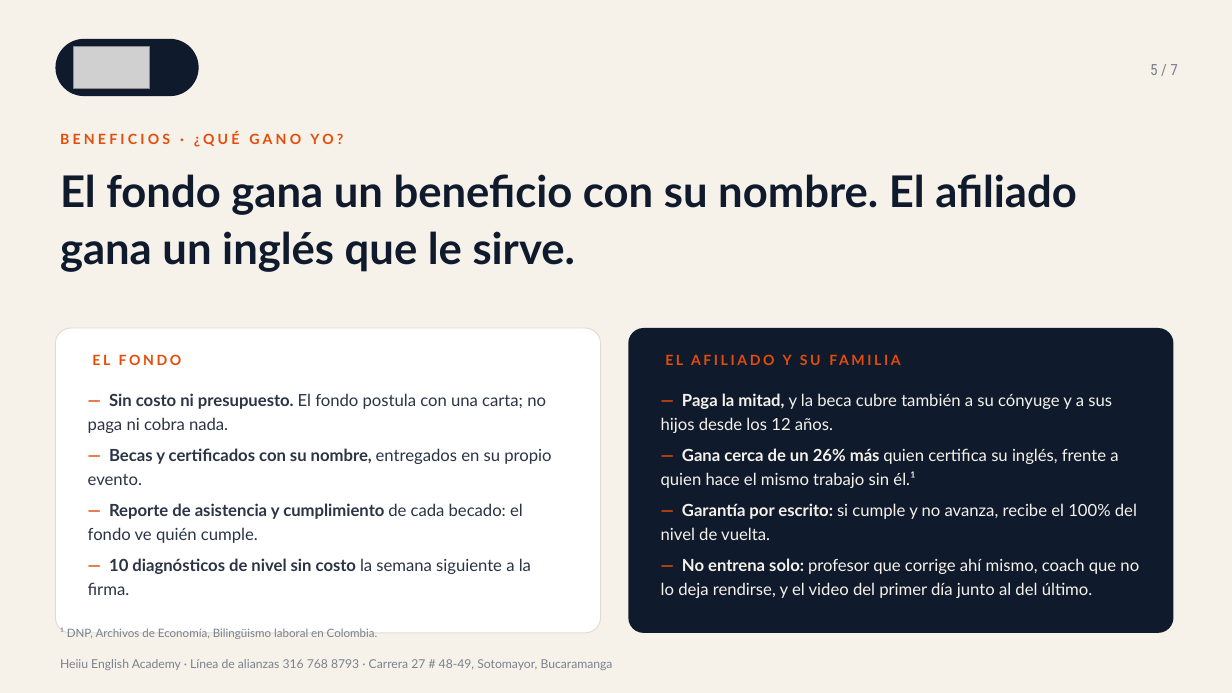
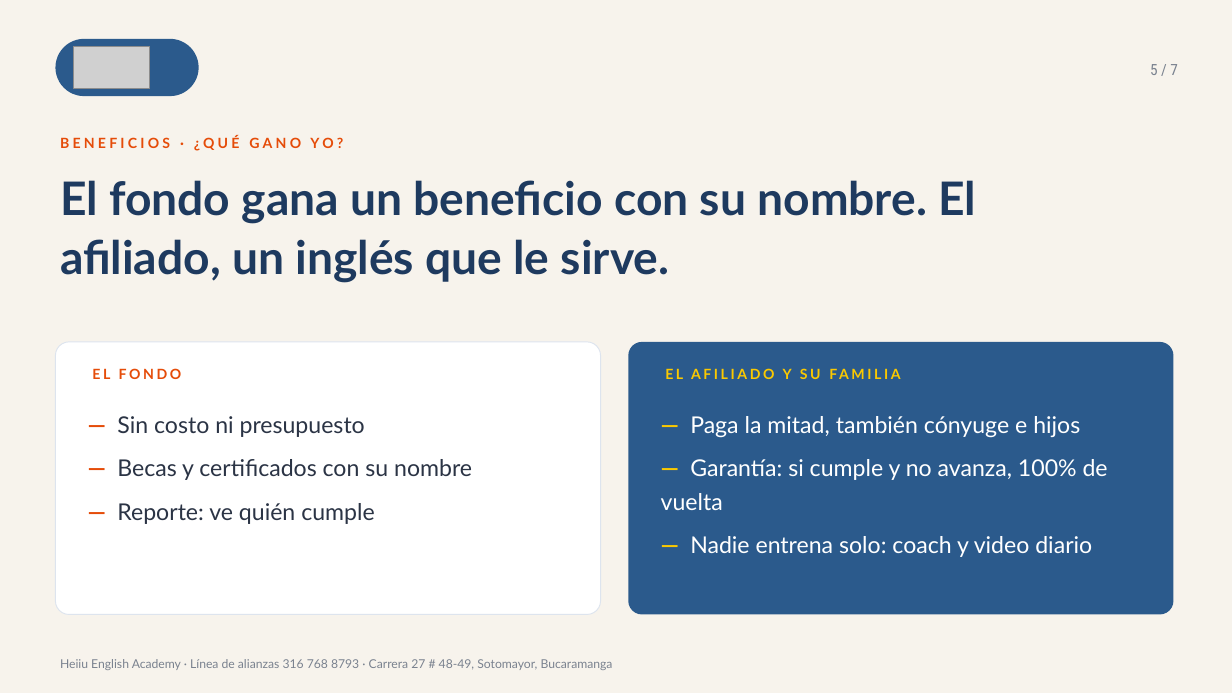
Before and after one commit to gomezrdiana/Plan-academico, a slide deck: slide 5 of recursos/comercial/B2B/PRESENTACION_FONDOS_EMPLEADOS_HEIIU.pptx. Drawn at 1232x693 pixels with LibreOffice and Linux fonts; fonts in the diff are those of the drawing; grey boxes stand for pictures. Boxes give left, top, right and bottom in pixels: in the first picture for what was removed or moved away, otherwise in the second. Text is boxed around its words. In the diff, an @@ line names an element or a change of style, - is before the commit and + after.

```diff
--- a/recursos/comercial/B2B/PRESENTACION_FONDOS_EMPLEADOS_HEIIU.pptx
+++ b/recursos/comercial/B2B/PRESENTACION_FONDOS_EMPLEADOS_HEIIU.pptx
@@ rectangle at (0,0,1232,693): fill #F6F1E9 to #F7F3EC @@
@@ rounded rectangle at (55,39,199,96): fill #0F1B2D to #2B5A8C @@
@@ text "BENEFICIOS · ¿QUÉ GANO YO?": place and size @@
-text "BENEFICIOS · ¿QUÉ GANO YO?" at (60,131,343,147)
+text "BENEFICIOS · ¿QUÉ GANO YO?" at (60,136,343,151)
@@ text at (60,180,976,283): text changed; size 34 to 36 pt; text colour #0F1B2D to #1E3A5F @@
-El fondo gana un beneficio con su nombre. El afiliado gana un inglés que le sirve.
+El fondo gana un beneficio con su nombre. El afiliado, un inglés que le sirve.
@@ rounded rectangle: place and size @@
-rounded rectangle at (55,328,601,633)
+rounded rectangle at (55,342,601,615)
@@ rounded rectangle at (55,342,601,615): outline #E3DBCF 0.75 pt to #DDE4EE 0.75 pt @@
@@ rounded rectangle at (628,342,1174,615): fill #0F1B2D to #2B5A8C @@
@@ rounded rectangle: place and size @@
-rounded rectangle at (628,328,1174,633)
+rounded rectangle at (628,342,1174,615)
@@ text "EL FONDO": place and size @@
-text "EL FONDO" at (92,354,182,365)
+text "EL FONDO" at (92,368,182,379)
@@ text "EL AFILIADO Y SU FAMILIA": place and size @@
-text "EL AFILIADO Y SU FAMILIA" at (783,354,792,365)
+text "EL AFILIADO Y SU FAMILIA" at (783,368,792,379)
@@ text "EL AFILIADO Y SU FAMILIA" at (783,368,792,379): text colour #E54C09 to #FBC900 @@
@@ text at (117,416,472,524): text changed; size 13 to 18 pt @@
-— Sin costo ni presupuesto. El fondo postula con una carta; no paga ni cobra nada.
-— Becas y certificados con su nombre, entregados en su propio evento.
-— Reporte de asistencia y cumplimiento de cada becado: el fondo ve quién cumple.
-— 10 diagnósticos de nivel sin costo la semana siguiente a la firma.
+— Sin costo ni presupuesto
+— Becas y certificados con su nombre
+— Reporte: ve quién cumple
@@ text at (661,416,1108,557): text changed; size 13 to 18 pt; text colour #F6F1E9 to #FFFFFF @@
-— Paga la mitad, y la beca cubre también a su cónyuge y a sus hijos desde los 12 años.
-— Gana cerca de un 26% más quien certifica su inglés, frente a quien hace el mismo trabajo sin él.¹
-— Garantía por escrito: si cumple y no avanza, recibe el 100% del nivel de vuelta.
-— No entrena solo: profesor que corrige ahí mismo, coach que no lo deja rendirse, y el video del primer día junto al del último.
+— Paga la mitad, también cónyuge e hijos
+— Garantía: si cumple y no avanza, 100% de vuelta
+— Nadie entrena solo: coach y video diario
@@ text removed at (60,628,378,639) @@
-¹ DNP, Archivos de Economía, Bilingüismo laboral en Colombia.
```
Also in this commit, not shown: 6 other slides changed, 2 other files.
